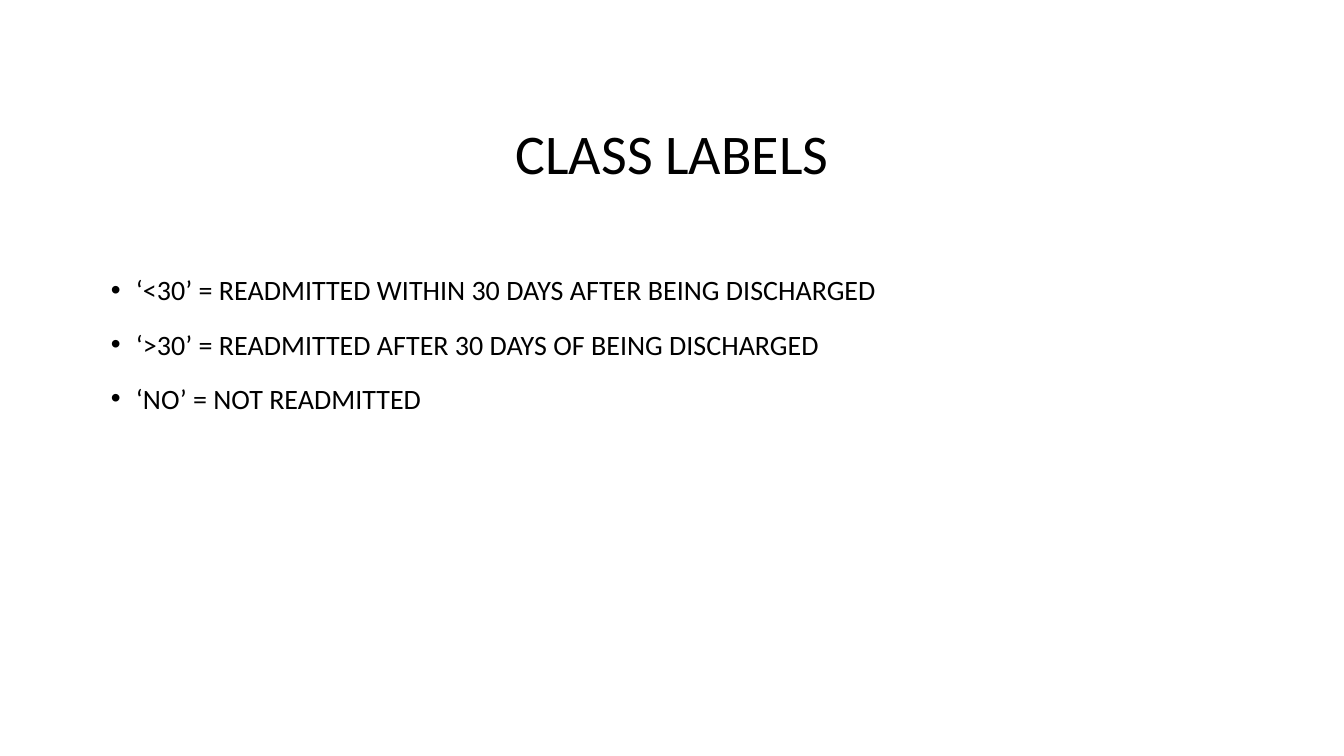
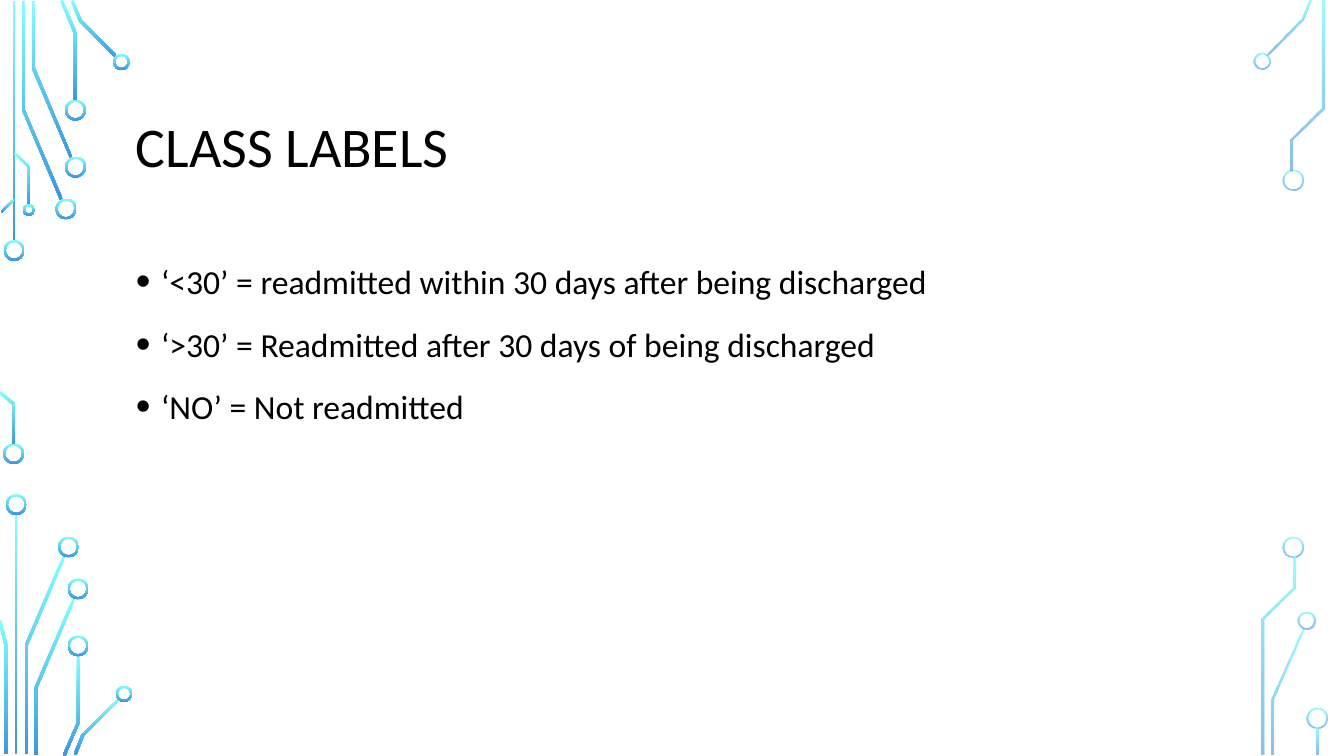
Before and after one commit to mdo6180/BENG-420-Project, a slide deck: slide 7 of Predicting Hospital Readmission of Diabetes Patients.pptx. Drawn at 1344x756 pixels with LibreOffice and Linux fonts; fonts in the diff are those of the drawing; background and template pictures are left out. Boxes give left, top, right and bottom in pixels: in the first picture for what was removed or moved away, otherwise in the second. Text is boxed around its words. In the diff, an @@ line names an element or a change of style, - is before the commit and + after.

```diff
--- a/Predicting Hospital Readmission of Diabetes Patients.pptx
+++ b/Predicting Hospital Readmission of Diabetes Patients.pptx
@@ title "CLASS LABELS": place and size @@
-title "CLASS LABELS" at <box>516,137,828,175</box>
+title "CLASS LABELS" at <box>136,130,449,168</box>
@@ title "CLASS LABELS" at <box>136,130,449,168</box>: alignment centre to left @@
@@ text at <box>161,270,927,420</box>: text changed; size 20 to 24 pt @@
-• ‘<30’ = READMITTED WITHIN 30 DAYS AFTER BEING DISCHARGED
-• ‘>30’ = READMITTED AFTER 30 DAYS OF BEING DISCHARGED
-• ‘NO’ = NOT READMITTED
+• ‘<30’ = readmitted within 30 days after being discharged
+• ‘>30’ = Readmitted after 30 days of being discharged
+• ‘NO’ = Not readmitted
@@ group added at <box>0,0,1328,756</box>: 33 freeform shapes, 3 rectangles @@
```
Also in this commit, not shown: 17 other slides changed, 1 slide added, 3 other files.
